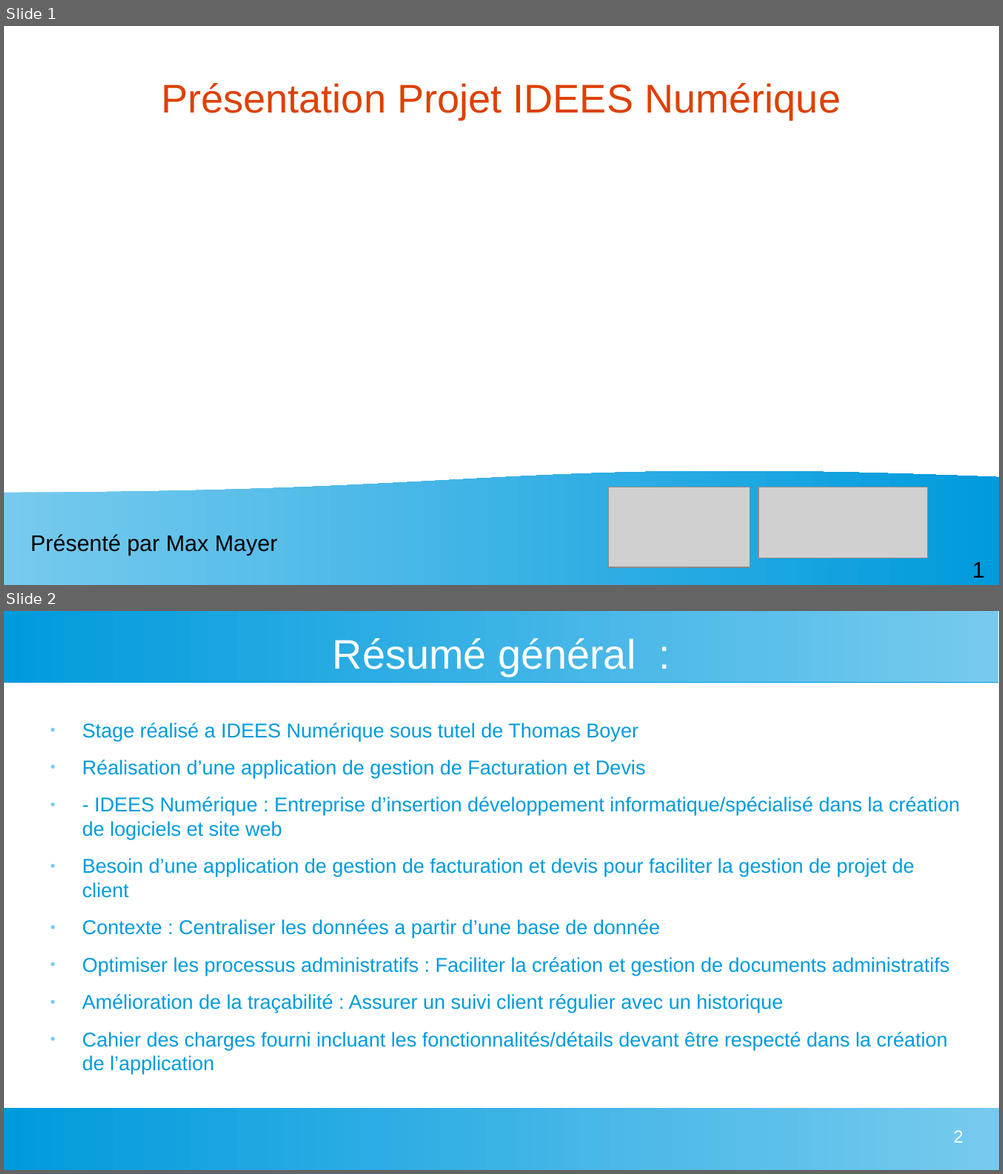
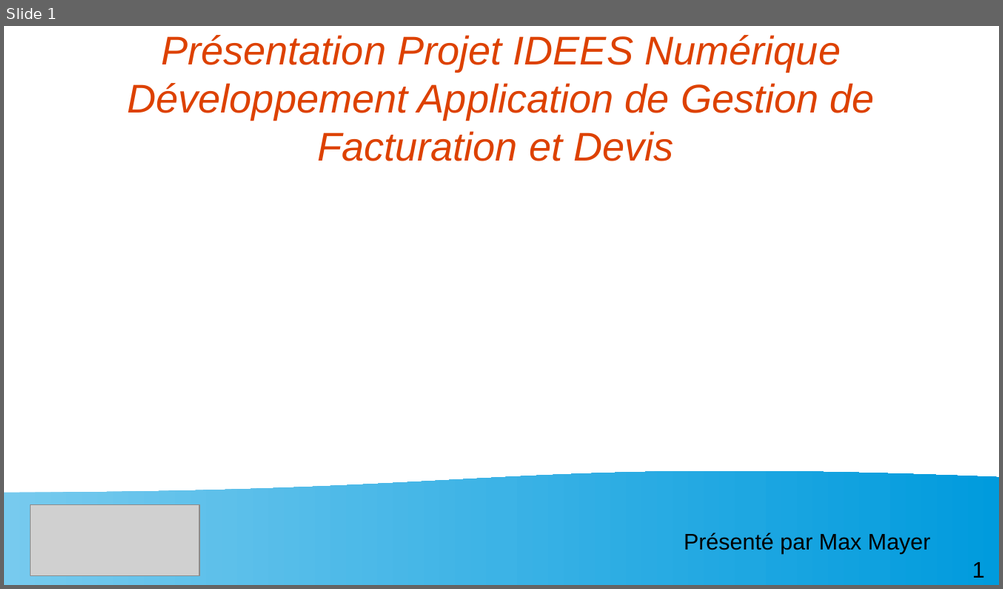
Before and after one commit to Myst564/Dev-Web, a slide deck: Projet Solo/DAB-INVOICE/Diaporama Projet Oral Stage IDEES Numérique.odp. Shown one above the other, each under a label of ours: slides 1 and 2 before the commit, slide 1 after it. The pictures are 1003x1174 and 1003x589 pixels, drawn with LibreOffice and Linux fonts; fonts in the diff are those of the drawing; grey boxes stand for pictures. Boxes give left, top, right and bottom in pixels: in the first picture for what was removed or moved away, otherwise in the second. Text is boxed around its words. In the diff, an @@ line names an element or a change of style, - is before the commit and + after.

Commit message:
Update Projet IDEES Numérique

```diff
--- a/Projet Solo/DAB-INVOICE/Diaporama Projet Oral Stage IDEES Numérique.odp
+++ b/Projet Solo/DAB-INVOICE/Diaporama Projet Oral Stage IDEES Numérique.odp
@@ slide 2 removed at [4,611,999,1170], background #FFFFFF @@
@@ rectangle removed at [4,611,999,682] @@
@@ title removed at [333,638,635,676] @@
-Résumé général :
@@ text removed at [82,723,959,1074] @@
-● Stage réalisé a IDEES Numérique sous tutel de Thomas Boyer
-● Réalisation d’une application de gestion de Facturation et Devis
-● - IDEES Numérique : Entreprise d’insertion développement informatique/spécialisé dans la création de logiciels et site web
-● Besoin d’une application de gestion de facturation et devis pour faciliter la gestion de projet de client
-● Contexte : Centraliser les données a partir d’une base de donnée
-● Optimiser les processus administratifs : Faciliter la création et gestion de documents administratifs
-● Amélioration de la traçabilité : Assurer un suivi client régulier avec un historique
-● Cahier des charges fourni incluant les fonctionnalités/détails devant être respecté dans la création de l’application
@@ rectangle removed at [4,1108,999,1170] @@
@@ page number removed at [953,1130,963,1143] @@
-2
@@ slide 1 changed as well @@
@@ title at [127,35,874,161]: text changed; italic on @@
-Présentation Projet IDEES Numérique
+Présentation Projet IDEES Numérique
+Développement Application de Gestion de Facturation et Devis
@@ picture removed at [759,488,928,560] @@
@@ picture: place and size @@
-picture at [608,488,749,568]
+picture at [30,506,200,577]
@@ text "Présenté par Max Mayer": place and size @@
-text "Présenté par Max Mayer" at [31,534,278,556]
+text "Présenté par Max Mayer" at [683,533,930,554]
```
Also in this commit, not shown: 6 other slides changed, 66 slides added, 3 other files.
